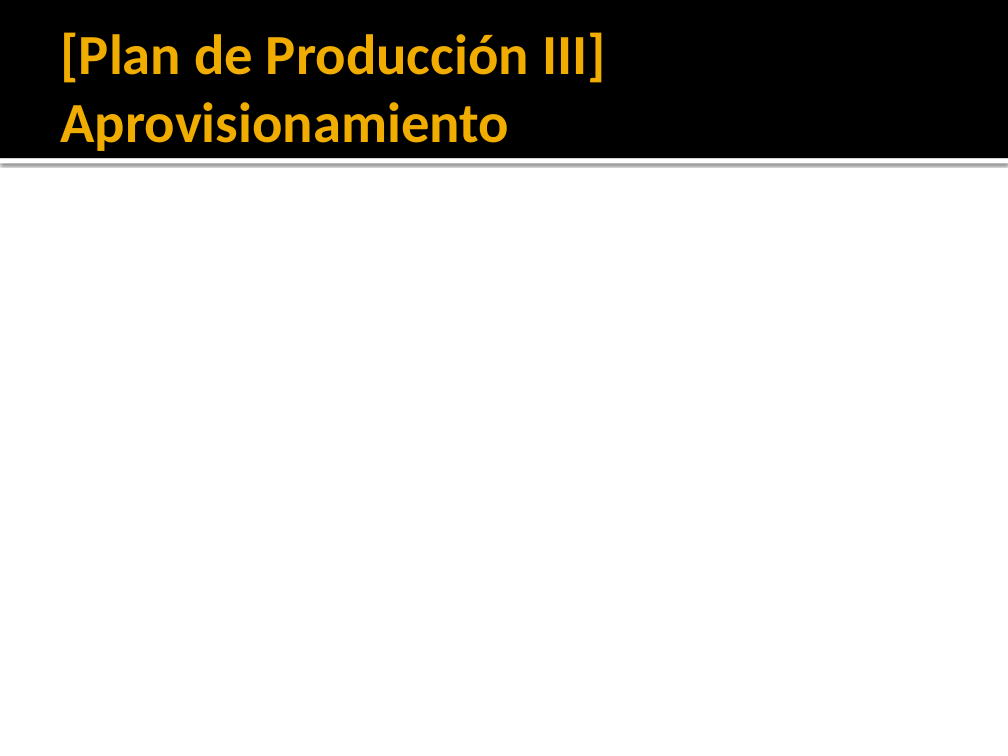
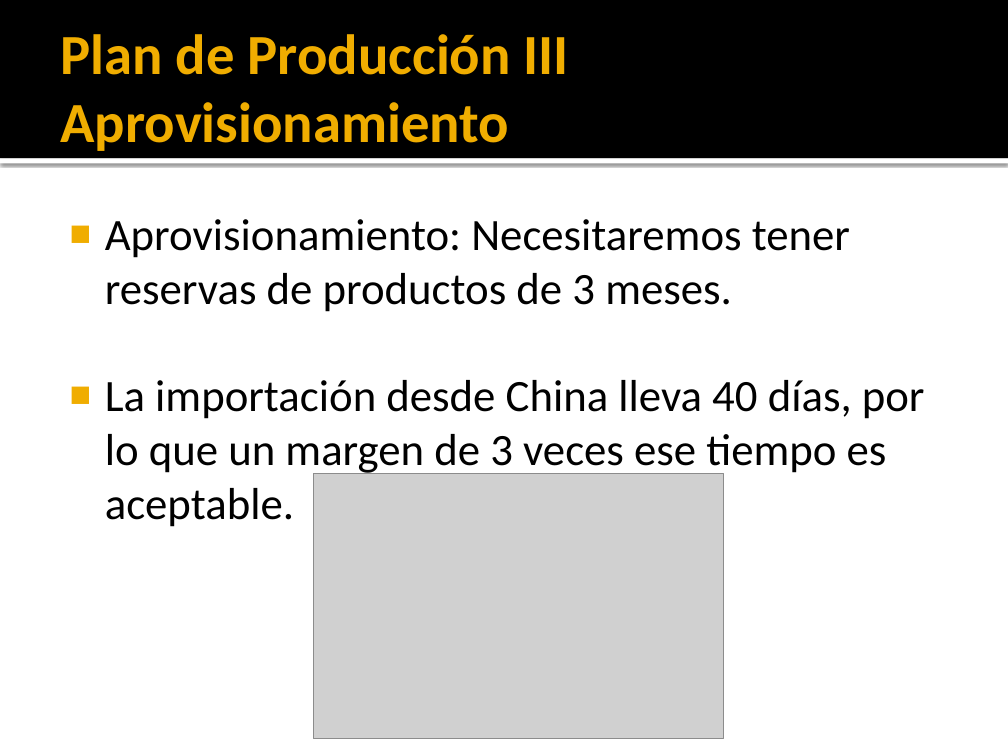
Before and after one commit to QuixoteCode/Experiencias_Ecohuerto, a slide deck: slide 12 of Presentacion_Empresa_6_3_2024.pptx. Drawn at 1008x756 pixels with LibreOffice and Linux fonts; fonts in the diff are those of the drawing; grey boxes stand for pictures. Boxes give left, top, right and bottom in pixels: in the first picture for what was removed or moved away, otherwise in the second. Text is boxed around its words. In the diff, an @@ line names an element or a change of style, - is before the commit and + after.

```diff
--- a/Presentacion_Empresa_6_3_2024.pptx
+++ b/Presentacion_Empresa_6_3_2024.pptx
@@ title at (60, 34, 569, 151): text changed @@
-[Plan de Producción III] Aprovisionamiento
+Plan de Producción III Aprovisionamiento
@@ text added at (105, 219, 925, 527), 32 pt, text #000000 @@
+■ Aprovisionamiento: Necesitaremos tener reservas de productos de 3 meses.
+■ La importación desde China lleva 40 días, por lo que un margen de 3 veces ese tiempo es aceptable.
@@ picture added at (313, 473, 724, 738) @@
```
Also in this commit, not shown: 7 other slides changed, 4 slides added, 1 slide removed.
